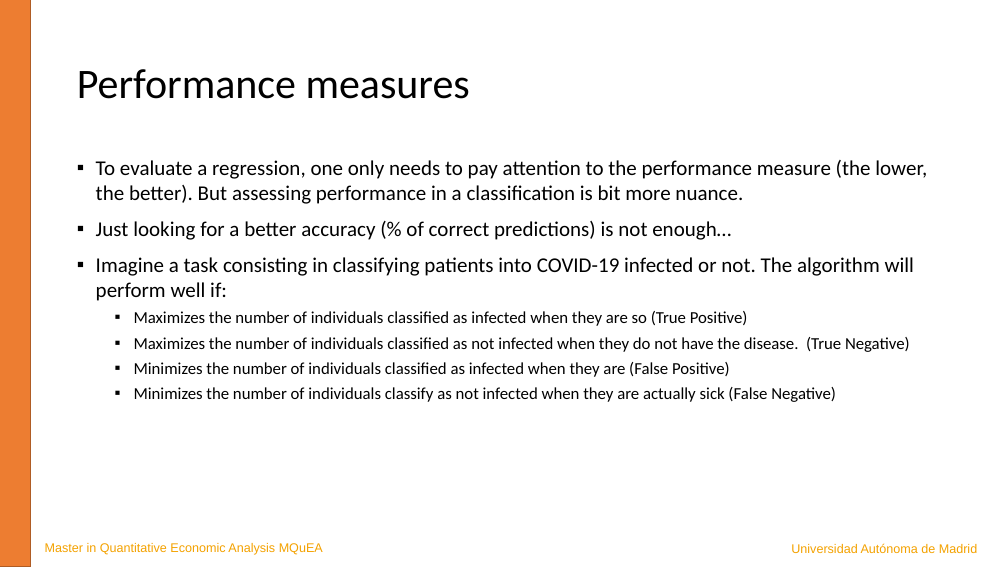
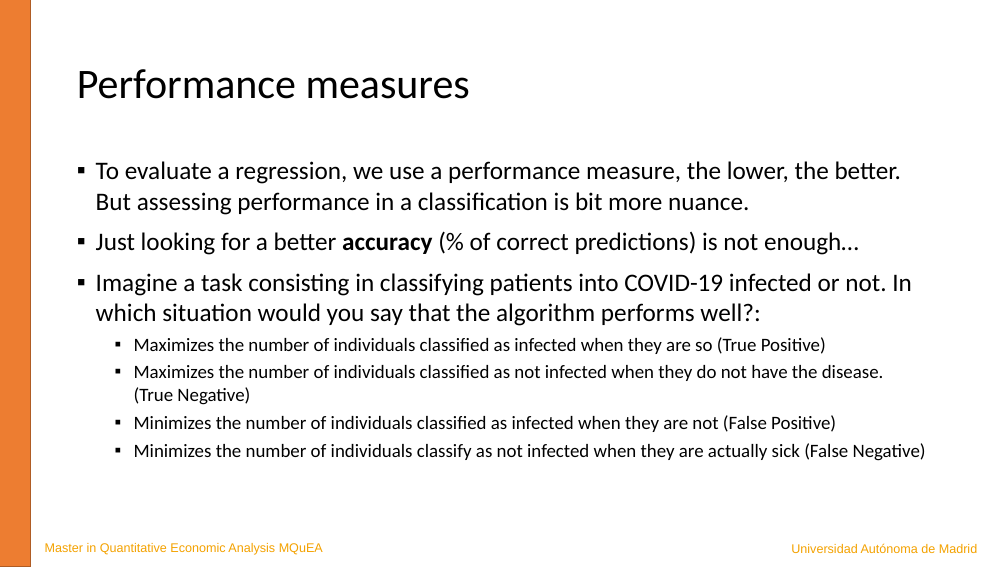
Before and after one commit to JavierBas/IMLEF-MQuEA, a slide deck: slide 15 of Course content/Slides/Topic 4 - Classification.pptx (slide 14 before the commit). Drawn at 1008x567 pixels with LibreOffice and Linux fonts; fonts in the diff are those of the drawing. Boxes give left, top, right and bottom in pixels: in the first picture for what was removed or moved away, otherwise in the second. Text is boxed around its words. In the diff, an @@ line names an element or a change of style, - is before the commit and + after.

```diff
--- a/Course content/Slides/Topic 4 - Classification.pptx
+++ b/Course content/Slides/Topic 4 - Classification.pptx
@@ text at (96, 161, 901, 215): text changed; size 20 to 24 pt @@
-▪ To evaluate a regression, one only needs to pay attention to the performance measure (the lower, the better). But assessing performance in a classification is bit more nuance.
+▪ To evaluate a regression, we use a performance measure, the lower, the better. But assessing performance in a classification is bit more nuance.
@@ text at (96, 232, 926, 461): size 20 to 24 pt in "Just looking for a better accuracy (% ..."; bold on in "accuracy"; size 16 to 18 pt in "Maximizes the number of individuals classified as ...", "Maximizes the number of individuals classified as ...", "Minimizes the number of individuals classify as ..." @@
@@ text at (96, 273, 912, 326): text changed; size 20 to 24 pt @@
-▪ Imagine a task consisting in classifying patients into COVID-19 infected or not. The algorithm will perform well if:
+▪ Imagine a task consisting in classifying patients into COVID-19 infected or not. In which situation would you say that the algorithm performs well?:
@@ text at (134, 415, 836, 432): text changed; size 16 to 18 pt @@
-  ▪ Minimizes the number of individuals classified as infected when they are (False Positive)
+  ▪ Minimizes the number of individuals classified as infected when they are not (False Positive)
```
Also in this commit, not shown: 5 other slides changed, 1 slide added, 12 other files.
